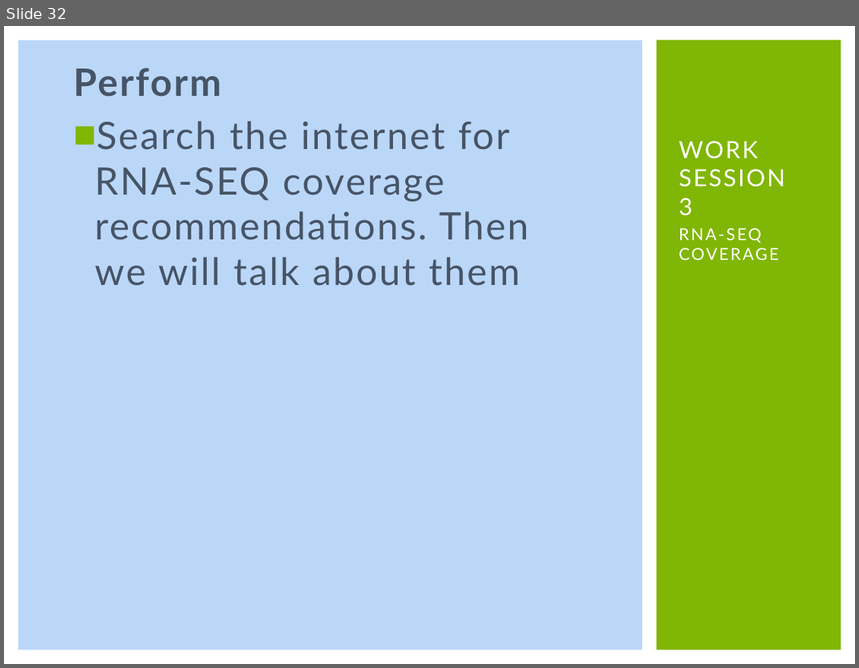
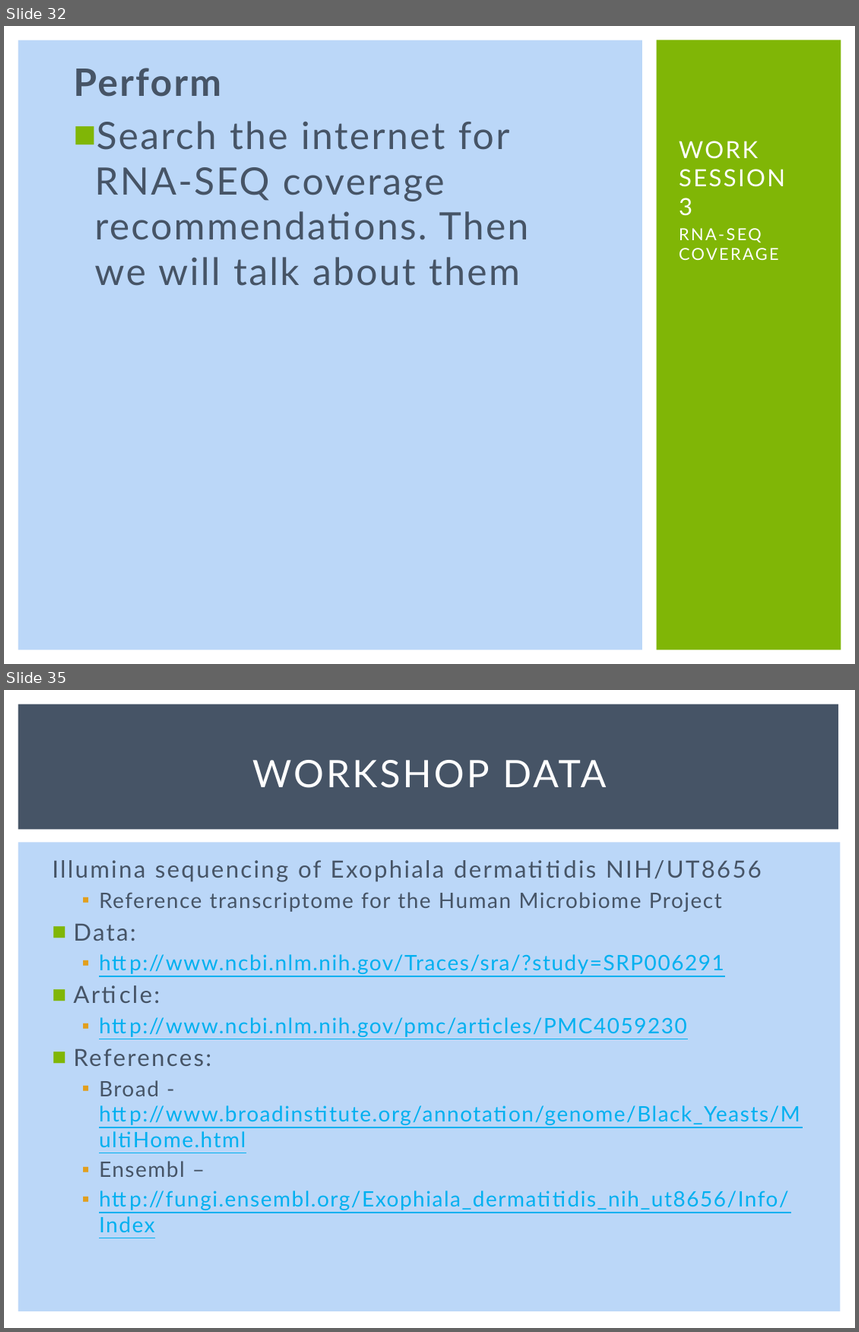
Before and after one commit to msettles/Workshop_RNAseq, a slide deck: powerpoints/RNA-seq-Piracicaba2015.pptx. Shown one above the other, each under a label of ours: slide 32 before the commit, slides 32 and 35 after it; the slides between them are not shown. The pictures are 859x668 and 859x1332 pixels, drawn with LibreOffice and Linux fonts; fonts in the diff are those of the drawing. Boxes give left, top, right and bottom in pixels: in the first picture for what was removed or moved away, otherwise in the second. Text is boxed around its words. In the diff, an @@ line names an element or a change of style, - is before the commit and + after.

```diff
--- a/powerpoints/RNA-seq-Piracicaba2015.pptx
+++ b/powerpoints/RNA-seq-Piracicaba2015.pptx
@@ slide 35 added at [4,690,855,1328], background #FFFFFF @@
@@ rectangle added at [18,704,839,830], fill #465466 @@
@@ title added at [253,760,606,788], 32 pt, text #FFFFFF @@
+WORKSHOP DATA
@@ rectangle added at [18,842,841,1312], fill #BBD7F8 @@
@@ text added at [52,860,800,1233], 18 pt, text #00B0F0, underline @@
+Illumina sequencing of Exophiala dermatitidis NIH/UT8656
+  ▪ Reference transcriptome for the Human Microbiome Project
+■ Data:
+  ▪ http://www.ncbi.nlm.nih.gov/Traces/sra/?study=SRP006291
+■ Article:
+  ▪ http://www.ncbi.nlm.nih.gov/pmc/articles/PMC4059230
+■ References:
+  ▪ Broad - http://www.broadinstitute.org/annotation/genome/Black_Yeasts/MultiHome.html
+  ▪ Ensembl –
+  ▪ http://fungi.ensembl.org/Exophiala_dermatitidis_nih_ut8656/Info/Index
```
Also in this commit, not shown: 7 slides changed, 21 other slides added, 8 other files.
